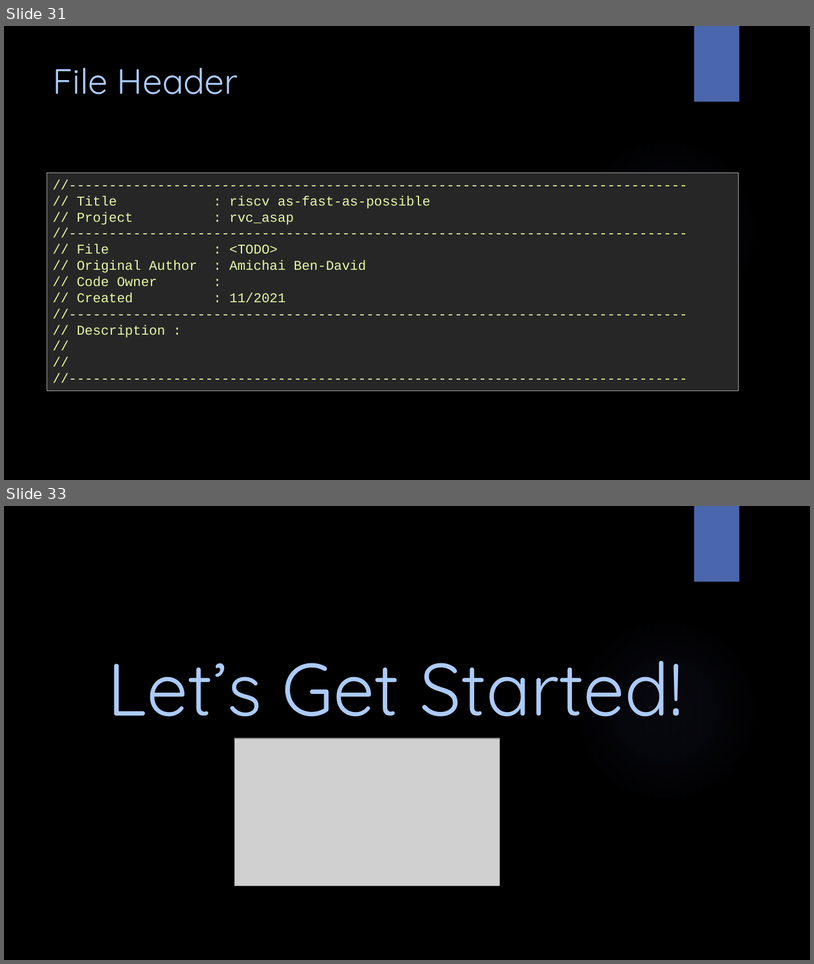
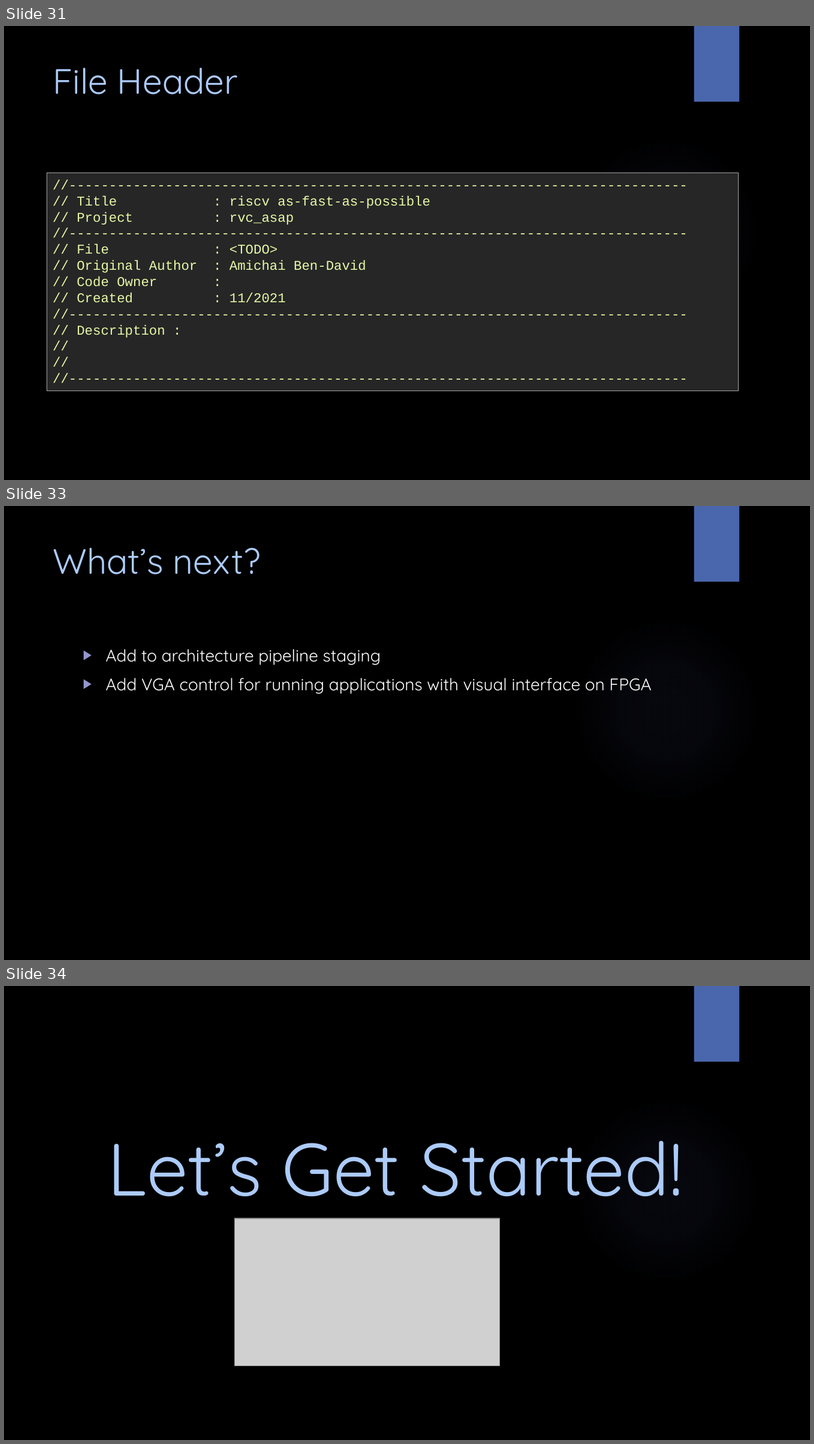
Before and after one commit to amichai-bd/rvc_asap, a slide deck: doc/rvc_asap.pptx. Shown one above the other, each under a label of ours: slides 31 and 33 before the commit, slides 31, 33 and 34 after it; the slides between them are not shown. The pictures are 814x964 and 814x1444 pixels, drawn with LibreOffice and Linux fonts; fonts in the diff are those of the drawing; grey boxes stand for pictures; background and template pictures are left out. Boxes give left, top, right and bottom in pixels: in the first picture for what was removed or moved away, otherwise in the second. Text is boxed around its words. In the diff, an @@ line names an element or a change of style, - is before the commit and + after.

Commit message:
Add 5 stages pipeline to the core - no hazard detection or forwarding unit yet

```diff
--- a/doc/rvc_asap.pptx
+++ b/doc/rvc_asap.pptx
@@ slide 33 added at (4,506,810,960), background picture (left out); not listed: 2 template elements that a slide beside it also shows @@
@@ title added at (53,547,261,574), 42 pt, text #ACCBF9 @@
+What’s next?
@@ text added at (106,649,651,694), 20 pt, text #FFFFFF @@
+▶ Add to architecture pipeline staging
+▶ Add VGA control for running applications with visual interface on FPGA
@@ what was slide 33 is now slide 34 @@
```
Also in this commit, not shown: 9 slides changed, 46 other files.
